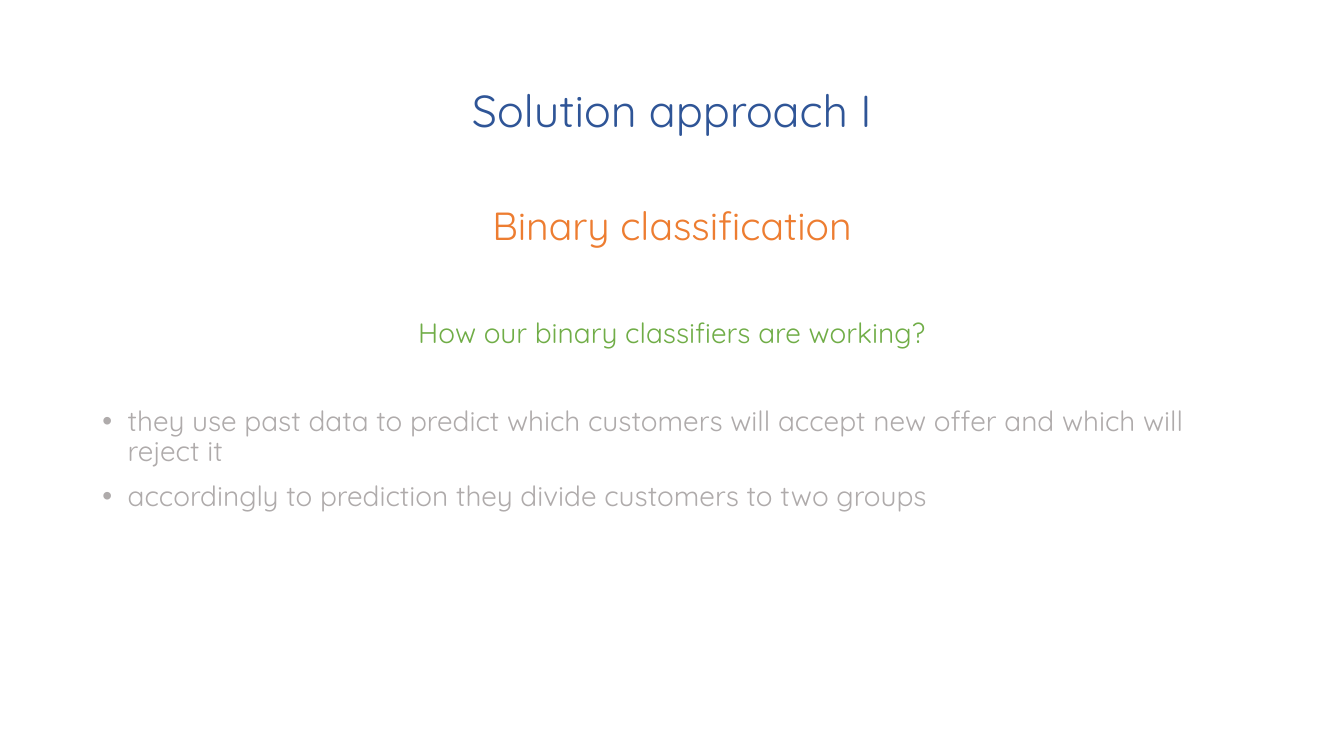
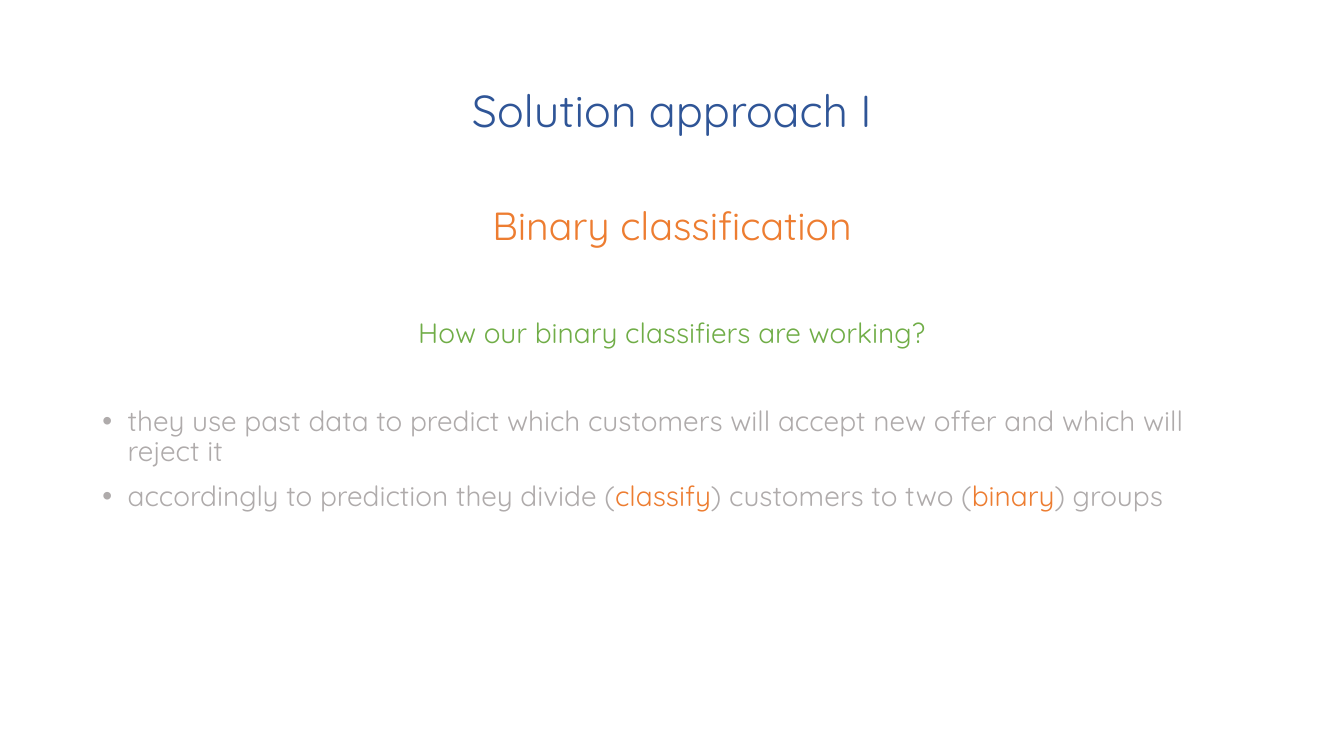
Before and after one commit to mjasieczko/new_offer_success_predictor, a slide deck: slide 18 of presentations/business/pnos_business_ppt.pptx. Drawn at 1344x756 pixels with LibreOffice and Linux fonts; fonts in the diff are those of the drawing. Boxes give left, top, right and bottom in pixels: in the first picture for what was removed or moved away, otherwise in the second. Text is boxed around its words. In the diff, an @@ line names an element or a change of style, - is before the commit and + after.

```diff
--- a/presentations/business/pnos_business_ppt.pptx
+++ b/presentations/business/pnos_business_ppt.pptx
@@ text at <box>128,485,1163,512</box>: text changed @@
-• accordingly to prediction they divide customers to two groups
+• accordingly to prediction they divide (classify) customers to two (binary) groups
```
Also in this commit, not shown: 8 other slides changed, 2 other files.
